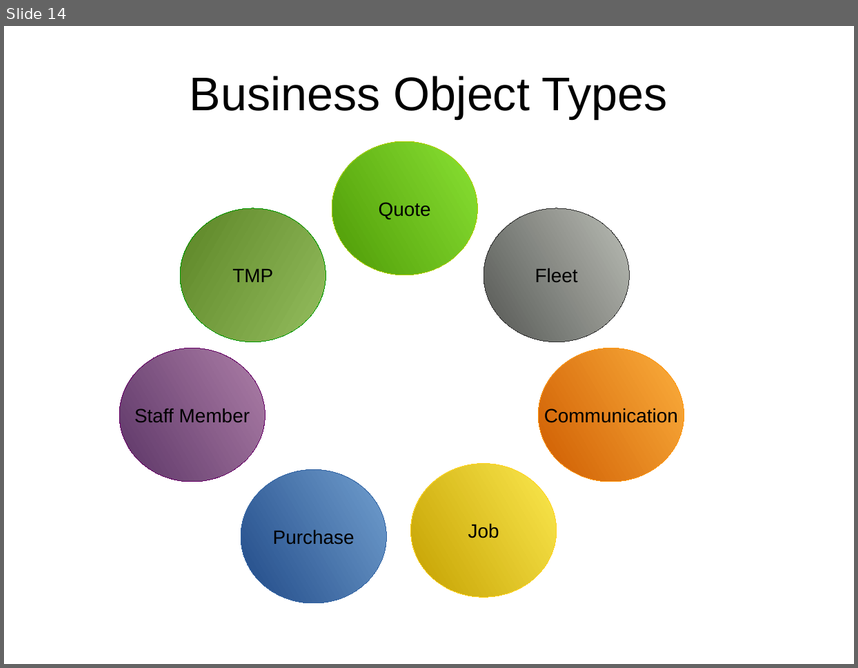
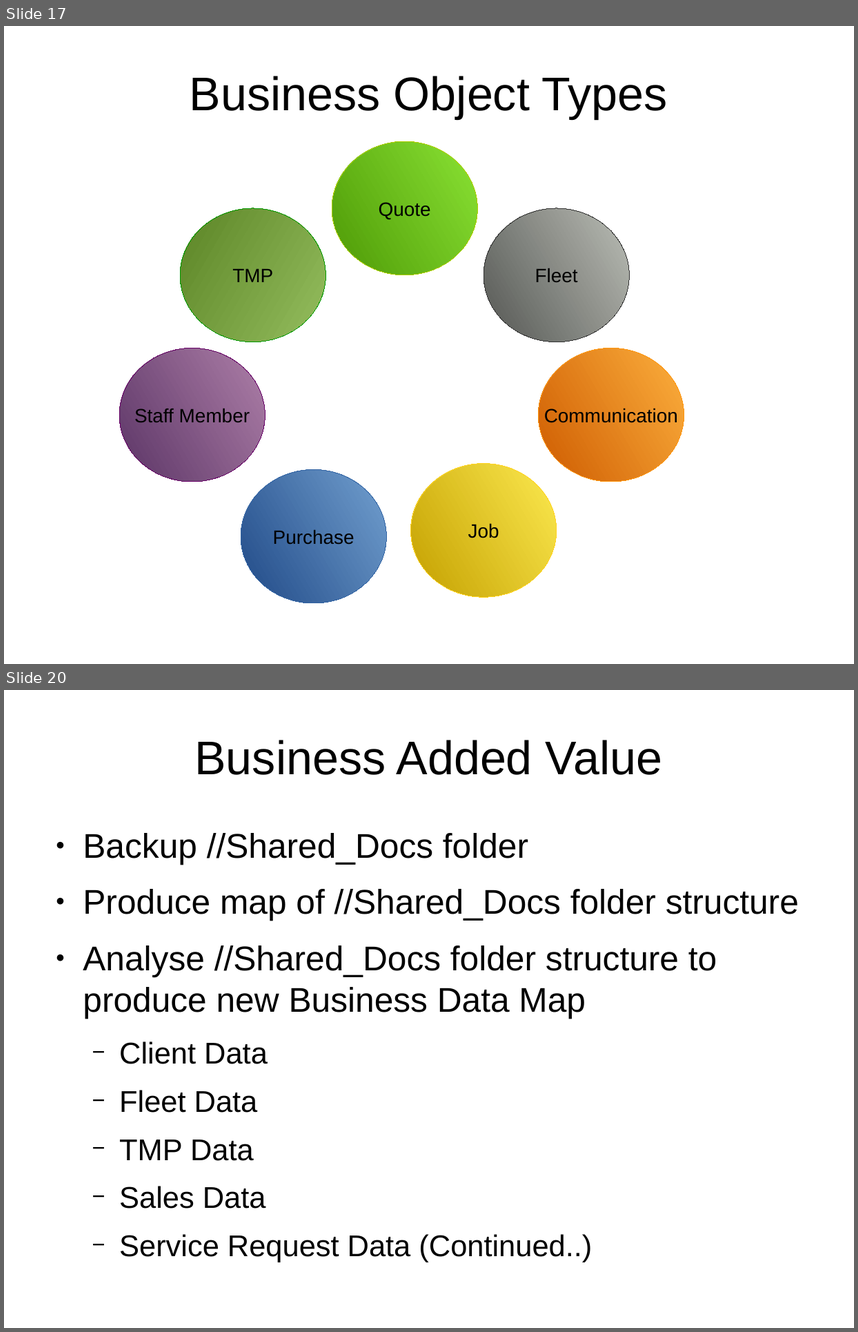
Before and after one commit to monkeysh1ne/TMNZ_Stuff, a slide deck: Workflows BP Models.odp. Shown one above the other, each under a label of ours: slide 14 before the commit, slides 17 and 20 after it; the slides between them are not shown. The pictures are 858x668 and 858x1332 pixels, drawn with LibreOffice and Linux fonts; fonts in the diff are those of the drawing. Boxes give left, top, right and bottom in pixels: in the first picture for what was removed or moved away, otherwise in the second. Text is boxed around its words. In the diff, an @@ line names an element or a change of style, - is before the commit and + after.

Commit message:
Added 'ROI, Title Page, TOC & Introduction' in 'Workflows BP Models' presentation.

```diff
--- a/Workflows BP Models.odp
+++ b/Workflows BP Models.odp
@@ slide 20 added at (x1=4, y1=690, x2=854, y2=1328), background #FFFFFF @@
@@ title added at (x1=194, y1=740, x2=663, y2=775), 44 pt, text #000000 @@
+Business Added Value
@@ text added at (x1=83, y1=833, x2=799, y2=1256), 32 pt, text #000000 @@
+● Backup //Shared_Docs folder
+● Produce map of //Shared_Docs folder structure
+● Analyse //Shared_Docs folder structure to produce new Business Data Map
+  − Client Data
+  − Fleet Data
+  − TMP Data
+  − Sales Data
+  − Service Request Data (Continued..)
@@ what was slide 14 is now slide 17 @@
```
Also in this commit, not shown: 2 slides changed, 8 other slides added, 1 other file.
